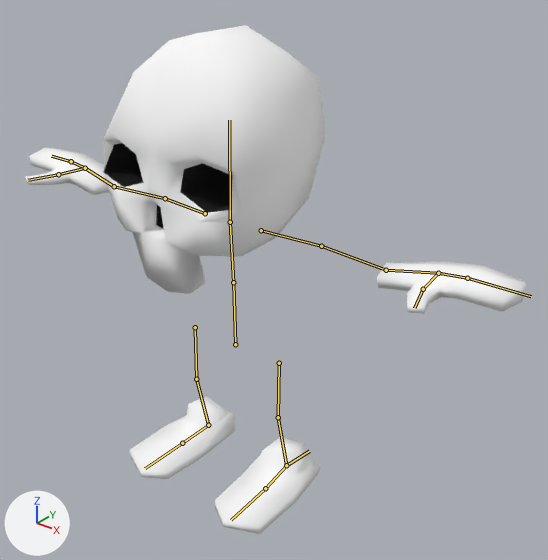
Before and after pictures for a commit that changed the Blender file res/models/flygy/flygy.blend.
The view is the same before and after, from a 50 mm lens placed at (6.36, -7.06, 7.63), pointed at (0.26, 0.57, 2.9). Arrows for +X, +Y and +Z are at lower left; the lights stay in place. The bones that bend it are drawn over the model as lines.
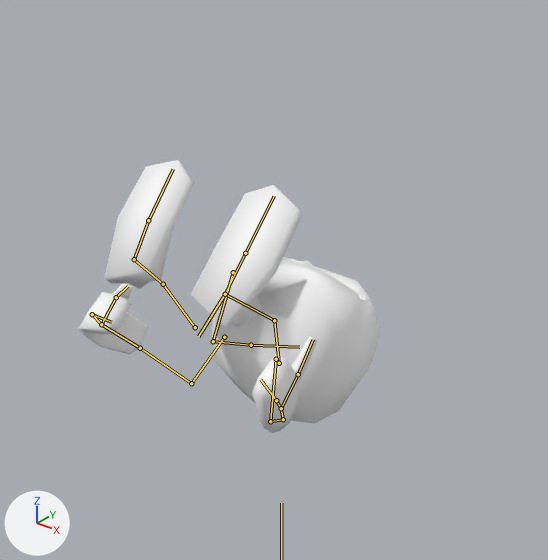
The newer file adds an action. The first version stands in its rest pose; the second is drawn at frame 15 of the action 'roll'.

Edits to the scene script, one JSON object a line:
```json
{"block": "bone_stomach", "where": "bone_stomach = bpy.data.objects['Armature'].pose.bones['stomach']  # child of 'root'"}
{"op": "set", "path": "bone_stomach.location", "old": "(0.0, 0.0, 0.0)", "new": "(0.0, 1.16, 0.01)"}
{"op": "set", "path": "bone_stomach.rotation_quaternion", "old": "(1.0, 0.0, 0.0, 0.0)", "new": "(0.228, 0.974, 0.0, 0.0)", "note": "degrees (0, 0, 0) -> degrees (154, 0, 0)"}
{"block": "bone_chest", "where": "bone_chest = bpy.data.objects['Armature'].pose.bones['chest']  # child of 'stomach'"}
{"op": "set", "path": "bone_chest.rotation_quaternion", "old": "(1.0, 0.0, 0.0, 0.0)", "new": "(0.734, 0.679, 0.0, 0.0)", "note": "degrees (0, 0, 0) -> degrees (85, 0, 0)"}
{"block": "bone_head", "where": "bone_head = bpy.data.objects['Armature'].pose.bones['head']  # child of 'chest'"}
{"op": "set", "path": "bone_head.rotation_quaternion", "old": "(1.0, 0.0, 0.0, 0.0)", "new": "(0.999, 0.054, 0.0, 0.0)", "note": "degrees (0, 0, 0) -> degrees (6, 0, 0)"}
{"block": "bone_knee_r", "where": "bone_knee_r = bpy.data.objects['Armature'].pose.bones['knee.r']  # child of 'root'"}
{"op": "set", "path": "bone_knee_r.location", "old": "(0.0, 0.0, 0.0)", "new": "(-1.43, 4.03, -0.18)"}
{"block": "bone_knee_l", "where": "bone_knee_l = bpy.data.objects['Armature'].pose.bones['knee.l']  # child of 'root'"}
{"op": "set", "path": "bone_knee_l.location", "old": "(0.0, 0.0, 0.0)", "new": "(0.7, 4.03, -0.54)"}
{"block": "bone_elbow_r", "where": "bone_elbow_r = bpy.data.objects['Armature'].pose.bones['elbow.r']  # child of 'root'"}
{"op": "set", "path": "bone_elbow_r.location", "old": "(0.0, 0.0, 0.0)", "new": "(0.0, -6.04, 4.15)"}
{"block": "bone_elbow_l", "where": "bone_elbow_l = bpy.data.objects['Armature'].pose.bones['elbow.l']  # child of 'root'"}
{"op": "set", "path": "bone_elbow_l.location", "old": "(0.0, 0.0, 0.0)", "new": "(0.0, -6.04, 4.15)"}
{"block": "bone_foot_ik_r", "where": "bone_foot_ik_r = bpy.data.objects['Armature'].pose.bones['foot_ik.r']"}
{"op": "set", "path": "bone_foot_ik_r.location", "old": "(0.0, 0.0, 0.0)", "new": "(0.0, -1.78, 3.14)"}
{"op": "set", "path": "bone_foot_ik_r.rotation_quaternion", "old": "(1.0, 0.0, 0.0, 0.0)", "new": "(-0.398, 0.917, 0.0, 0.0)", "note": "degrees (0, 0, 0) -> degrees (-133, 0, 0)"}
{"block": "bone_foot_ik_l", "where": "bone_foot_ik_l = bpy.data.objects['Armature'].pose.bones['foot_ik.l']"}
{"op": "set", "path": "bone_foot_ik_l.location", "old": "(0.0, 0.0, 0.0)", "new": "(0.0, -1.78, 3.14)"}
{"op": "set", "path": "bone_foot_ik_l.rotation_quaternion", "old": "(1.0, 0.0, 0.0, 0.0)", "new": "(-0.398, 0.917, 0.0, 0.0)", "note": "degrees (0, 0, 0) -> degrees (-133, 0, 0)"}
{"block": "bone_hand_ik_r", "where": "bone_hand_ik_r = bpy.data.objects['Armature'].pose.bones['hand_ik.r']"}
{"op": "set", "path": "bone_hand_ik_r.location", "old": "(0.0, 0.0, 0.0)", "new": "(1.07, -0.67, -2.11)"}
{"op": "set", "path": "bone_hand_ik_r.rotation_quaternion", "old": "(1.0, 0.0, 0.0, 0.0)", "new": "(-0.285, 0.876, 0.121, -0.371)", "note": "degrees (0, 0, 0) -> degrees (-134, 36, 31)"}
{"block": "bone_hand1_r", "where": "bone_hand1_r = bpy.data.objects['Armature'].pose.bones['hand1.r']  # child of 'wrist.r'"}
{"op": "set", "path": "bone_hand1_r.rotation_quaternion", "old": "(1.0, 0.0, 0.0, 0.0)", "new": "(0.865, -0.499, 0.0, 0.058)", "note": "degrees (0, 0, 0) -> degrees (-60, 3, 6)"}
{"block": "bone_hand2_r", "where": "bone_hand2_r = bpy.data.objects['Armature'].pose.bones['hand2.r']  # child of 'hand1.r'"}
{"op": "set", "path": "bone_hand2_r.rotation_quaternion", "old": "(1.0, 0.0, 0.0, 0.0)", "new": "(0.844, -0.536, 0.0, 0.0)", "note": "degrees (0, 0, 0) -> degrees (-65, 0, 0)"}
{"block": "bone_thumb2_r", "where": "bone_thumb2_r = bpy.data.objects['Armature'].pose.bones['thumb2.r']  # child of 'thumb1.r'"}
{"op": "set", "path": "bone_thumb2_r.rotation_quaternion", "old": "(1.0, 0.0, 0.0, 0.0)", "new": "(0.791, -0.595, 0.142, 0.021)", "note": "degrees (0, 0, 0) -> degrees (-75, 14, -8)"}
{"block": "bone_hand_ik_l", "where": "bone_hand_ik_l = bpy.data.objects['Armature'].pose.bones['hand_ik.l']"}
{"op": "set", "path": "bone_hand_ik_l.location", "old": "(0.0, 0.0, 0.0)", "new": "(-0.96, -0.69, -2.16)"}
{"op": "set", "path": "bone_hand_ik_l.rotation_quaternion", "old": "(1.0, 0.0, 0.0, 0.0)", "new": "(-0.242, 0.719, -0.207, 0.617)", "note": "degrees (0, 0, 0) -> degrees (-101, -52, -76)"}
```

Boxes [x1, y1, x2, y2] around the edits, measured in the pictures (548 x 560 px):
```json
{"object": "Plane.005", "change": "posed", "before": [25, 25, 525, 534], "after": [78, 160, 381, 433], "on screen": "39% narrower, 46% shorter"}
{"bone": "stomach", "before": "(235, 344) to (233, 282)", "after": "(233, 272) to (213, 341)"}
{"bone": "chest", "before": "(233, 282) to (230, 222)", "after": "(213, 341) to (251, 345)"}
{"bone": "head", "before": "(230, 222) to (229, 120)", "after": "(251, 345) to (299, 347)"}
{"bone": "foot_ik.l", "before": "(286, 465) to (309, 451)", "after": "(225, 294) to (198, 336)"}
{"bone": "hand1.r", "before": "(85, 168) to (71, 161)", "after": "(101, 324) to (92, 314)"}
{"bone": "hand2.r", "before": "(71, 161) to (51, 156)", "after": "(92, 314) to (111, 322)"}
{"bone": "thumb2.r", "before": "(58, 174) to (28, 180)", "after": "(116, 297) to (128, 286)"}
```
